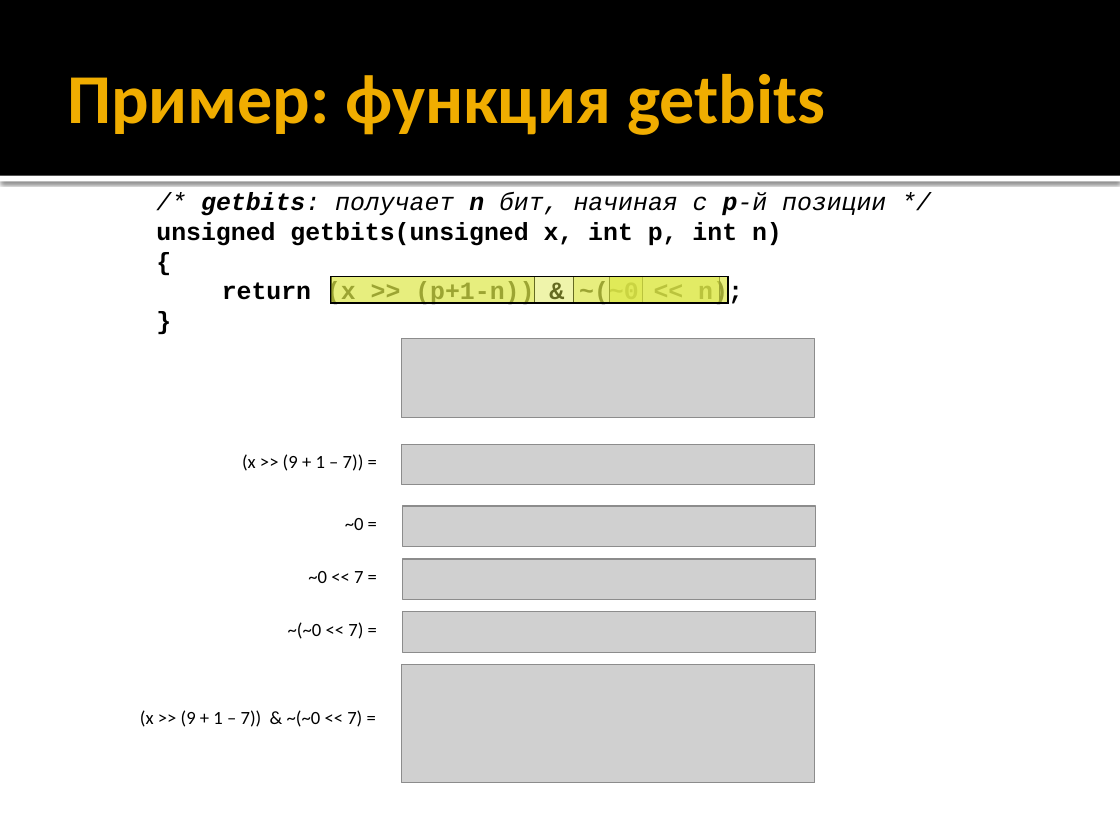
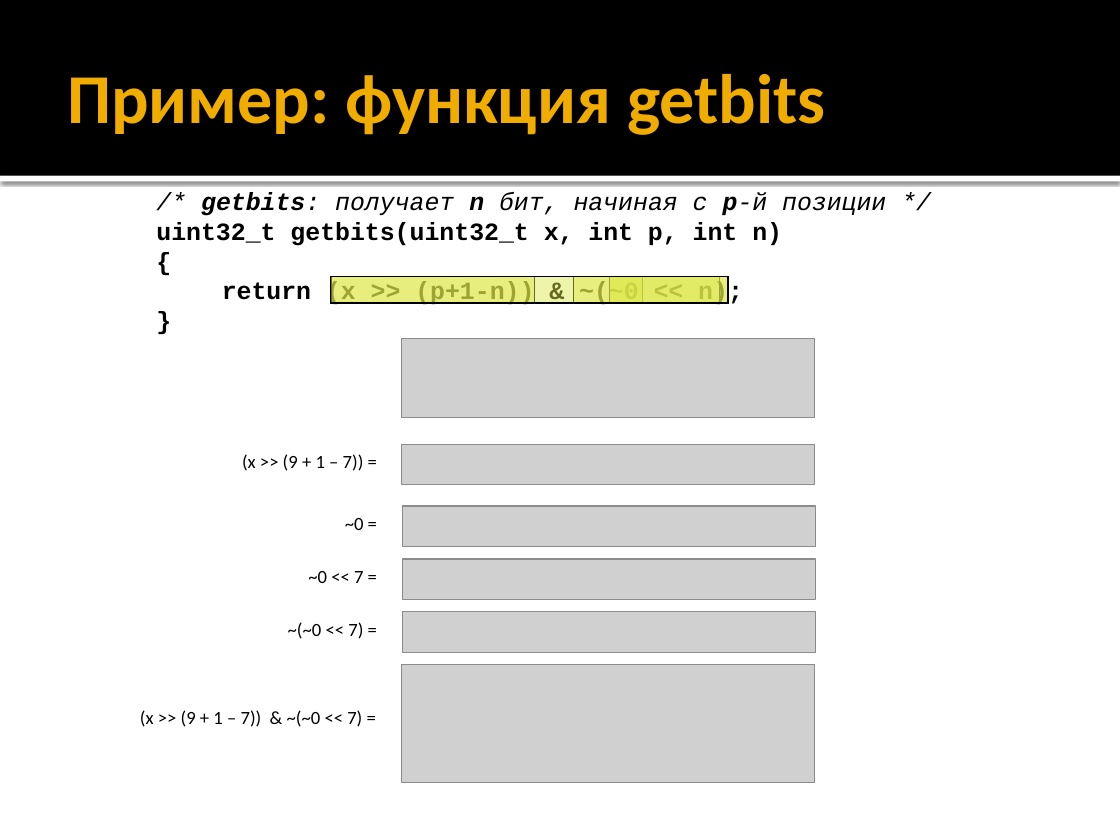
Before and after one commit to alexey-malov/oop, a slide deck: slide 49 of lectures/01/Синтаксис C++.pptx. Drawn at 1120x840 pixels with LibreOffice and Linux fonts; fonts in the diff are those of the drawing; grey boxes stand for pictures. Boxes give left, top, right and bottom in pixels: in the first picture for what was removed or moved away, otherwise in the second. Text is boxed around its words. In the diff, an @@ line names an element or a change of style, - is before the commit and + after.

Commit message:
Обновлена лекция, добавлен пример memory_model

```diff
--- a/lectures/01/Синтаксис C++.pptx
+++ b/lectures/01/Синтаксис C++.pptx
@@ text at (156, 222, 782, 246): text changed @@
-unsigned getbits(unsigned x, int p, int n)
+uint32_t getbits(uint32_t x, int p, int n)
```
Also in this commit, not shown: 1 other slide changed, 8 slides added, 5 other files.
